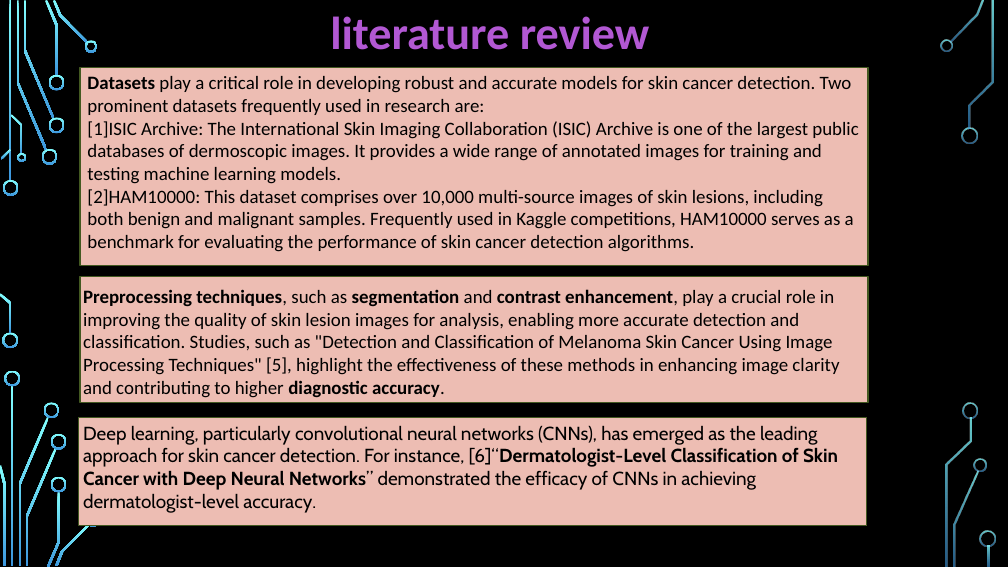
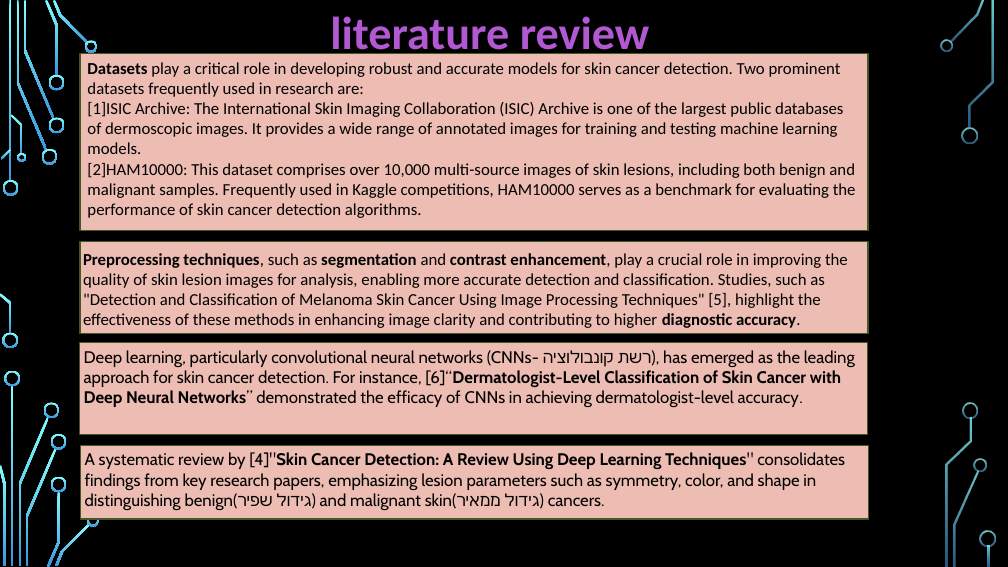
Before and after one commit to MEISTER97/Project-Skin-disease-detection, a slide deck: slide 3 of docs/Presentation.pptx. Drawn at 1008x567 pixels with LibreOffice and Linux fonts; fonts in the diff are those of the drawing; background and template pictures are left out. Boxes give left, top, right and bottom in pixels: in the first picture for what was removed or moved away, otherwise in the second. Text is boxed around its words. In the diff, an @@ line names an element or a change of style, - is before the commit and + after.

```diff
--- a/docs/Presentation.pptx
+++ b/docs/Presentation.pptx
@@ text "Datasets play a critical role ...": place and size @@
-text "Datasets play a critical role ..." at [87, 76, 858, 252]
+text "Datasets play a critical role ..." at [87, 62, 856, 218]
@@ text "Datasets play a critical role ..." at [87, 62, 856, 218]: size 18 to 16 pt @@
@@ rectangle: place and size @@
-rectangle at [80, 67, 868, 265]
+rectangle at [80, 54, 868, 231]
@@ text "Preprocessing techniques, such as segmentation ..." at [83, 253, 848, 328]: size 18 to 16 pt @@
@@ text "Preprocessing techniques, such as segmentation ...": place and size @@
-text "Preprocessing techniques, such as segmentation ..." at [83, 289, 839, 398]
+text "Preprocessing techniques, such as segmentation ..." at [83, 253, 848, 328]
@@ rectangle: place and size @@
-rectangle at [80, 277, 868, 402]
+rectangle at [80, 242, 868, 333]
@@ rectangle: place and size @@
-rectangle at [79, 418, 867, 526]
+rectangle at [79, 343, 867, 435]
@@ text at [84, 350, 855, 407]: text changed; size 18 to 16 pt @@
-Deep learning, particularly convolutional neural networks (CNNs), has emerged as the leading approach for skin cancer detection. For instance, [6]“Dermatologist-Level Classification of Skin Cancer with Deep Neural Networks” demonstrated the efficacy of CNNs in achieving dermatologist-level accuracy.
+Deep learning, particularly convolutional neural networks (CNNs- רשת קונבולוציה), has emerged as the leading approach for skin cancer detection. For instance, [6]“Dermatologist-Level Classification of Skin Cancer with Deep Neural Networks” demonstrated the efficacy of CNNs in achieving dermatologist-level accuracy.
@@ rectangle added at [80, 445, 868, 519], fill #EDBDB3, outline #435A21 1.25 pt @@
@@ text added at [85, 452, 845, 510], 16 pt, text #000000 @@
+A systematic review by [4]"Skin Cancer Detection: A Review Using Deep Learning Techniques" consolidates findings from key research papers, emphasizing lesion parameters such as symmetry, color, and shape in distinguishing benign(גידול שפיר) and malignant skin(גידול ממאיר) cancers.
```
Also in this commit, not shown: 5 other slides changed, 2 slides added.
